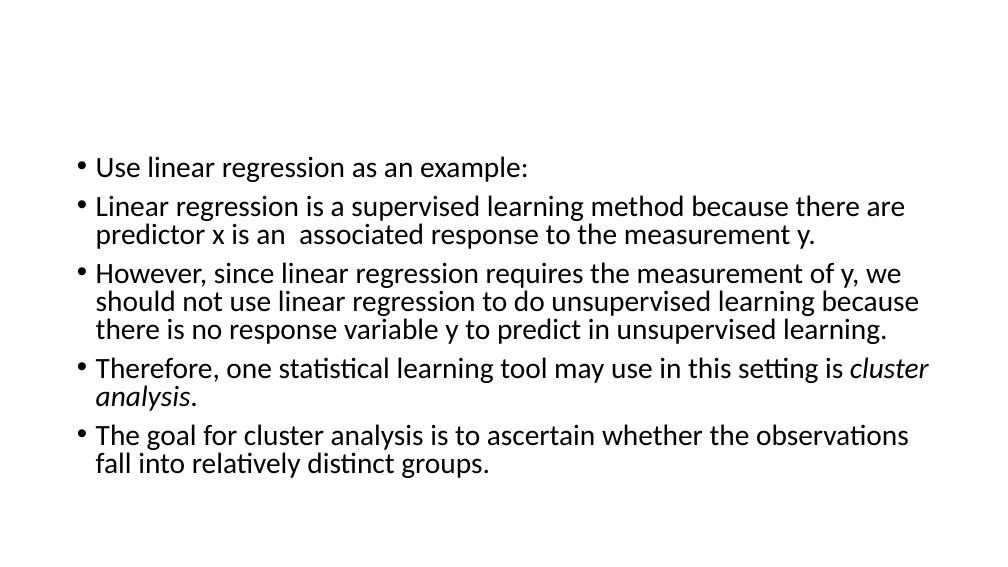
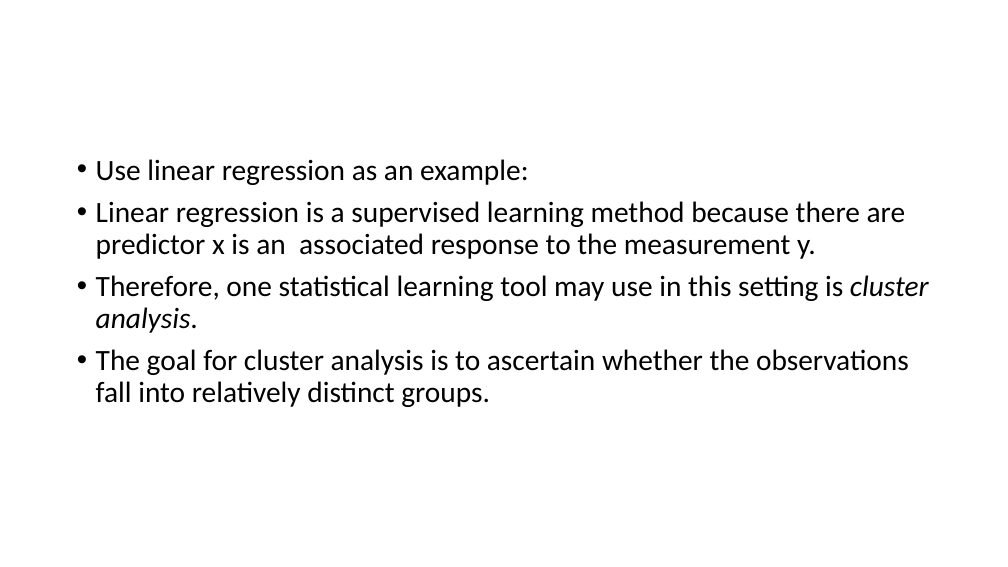
Before and after one commit to TseChapman/PresentationMaterials, a slide deck: slide 24 of Presentation Materials/Chapter 2/Chapter 2 Presentation.pptx. Drawn at 1008x567 pixels with LibreOffice and Linux fonts; fonts in the diff are those of the drawing. Boxes give left, top, right and bottom in pixels: in the first picture for what was removed or moved away, otherwise in the second. Text is boxed around its words. In the diff, an @@ line names an element or a change of style, - is before the commit and + after.

```diff
--- a/Presentation Materials/Chapter 2/Chapter 2 Presentation.pptx
+++ b/Presentation Materials/Chapter 2/Chapter 2 Presentation.pptx
@@ text "Use linear regression as an ..." at <box>96,159,929,407</box>: line spacing 0.8 to 0.9 @@
@@ text at <box>96,262,920,344</box>: paragraph removed @@
-• However, since linear regression requires the measurement of y, we should not use linear regression to do unsupervised learning because there is no response variable y to predict in unsupervised learning.
```
Also in this commit, not shown: 6 other slides changed.
